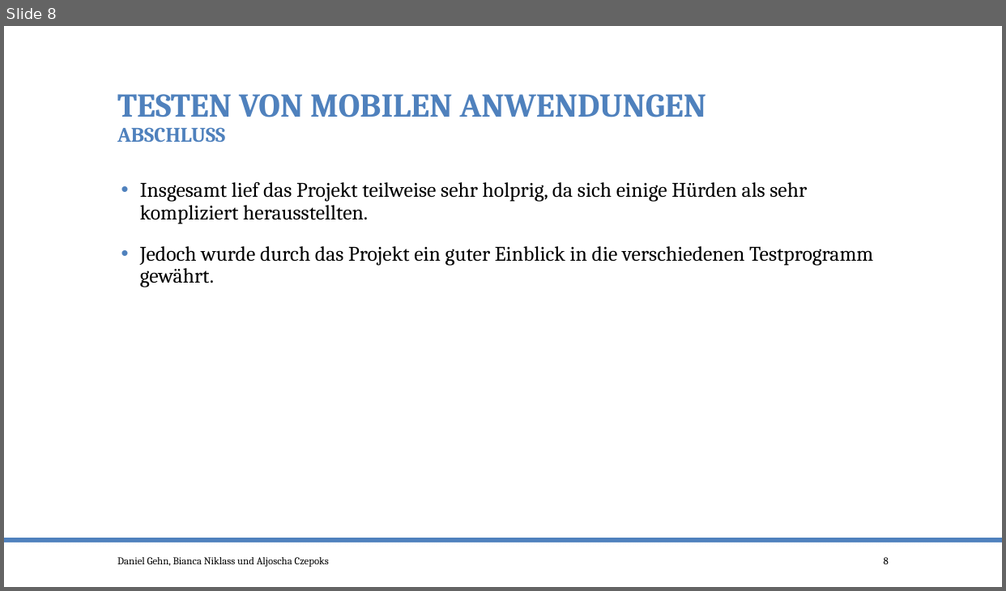
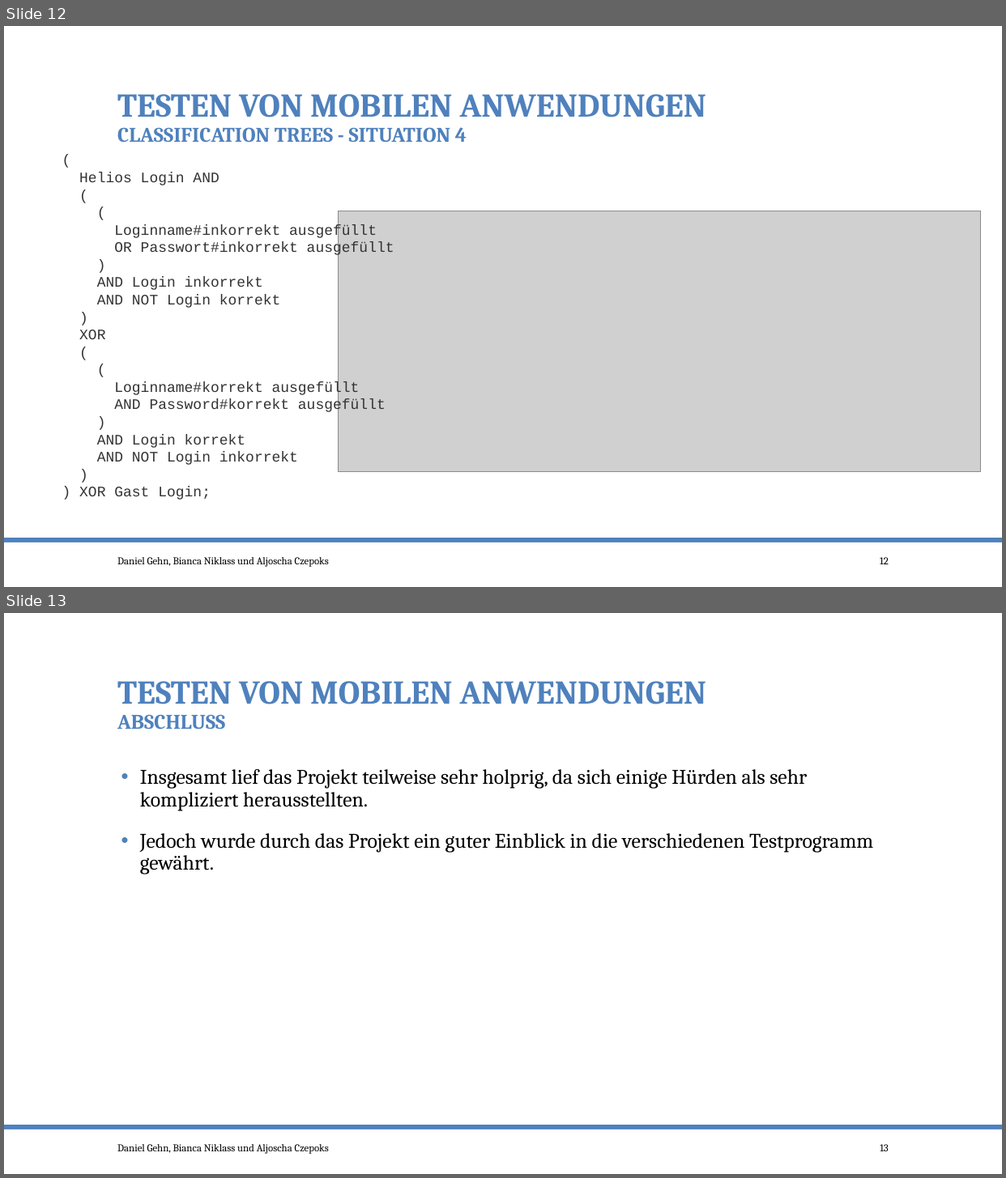
Before and after one commit to po-test-ws-2015/test-cycle, a slide deck: TestenMileStone3.pptx. Shown one above the other, each under a label of ours: slide 8 before the commit, slides 12 and 13 after it. The pictures are 1006x591 and 1006x1178 pixels, drawn with LibreOffice and Linux fonts; fonts in the diff are those of the drawing; grey boxes stand for pictures. Boxes give left, top, right and bottom in pixels: in the first picture for what was removed or moved away, otherwise in the second. Text is boxed around its words. In the diff, an @@ line names an element or a change of style, - is before the commit and + after.

```diff
--- a/TestenMileStone3.pptx
+++ b/TestenMileStone3.pptx
@@ slide 12 added at bbox=[4, 26, 1002, 587], background #FFFFFF; not listed: 2 template elements that a slide beside it also shows @@
@@ title added at bbox=[117, 94, 706, 143], 20 pt, text #4F81BD, bold @@
+TESTEN VON MOBILEN ANWENDUNGEN
+CLASSIFICATION TREES - SITUATION 4
@@ text added at bbox=[79, 173, 394, 500], 14 pt, text #333333 @@
+(
+Helios Login AND
+(
+(
+Loginname#inkorrekt ausgefüllt
+OR Passwort#inkorrekt ausgefüllt
+)
+AND Login inkorrekt
+AND NOT Login korrekt
+)
+XOR
+(
+(
+Loginname#korrekt ausgefüllt
+AND Password#korrekt ausgefüllt
+)
+AND Login korrekt
+AND NOT Login inkorrekt
+)
+) XOR Gast Login;
@@ picture added at bbox=[338, 211, 980, 472] @@
@@ text added at bbox=[117, 557, 329, 567], 10 pt, text #000000 @@
+Daniel Gehn, Bianca Niklass und Aljoscha Czepoks
@@ page number added at bbox=[880, 557, 889, 565], 10 pt, text #000000 @@
+12
@@ what was slide 8 is now slide 13 @@
@@ page number at bbox=[880, 1144, 889, 1152]: text changed @@
-8
+13
```
Also in this commit, not shown: 1 slide changed, 4 other slides added.
